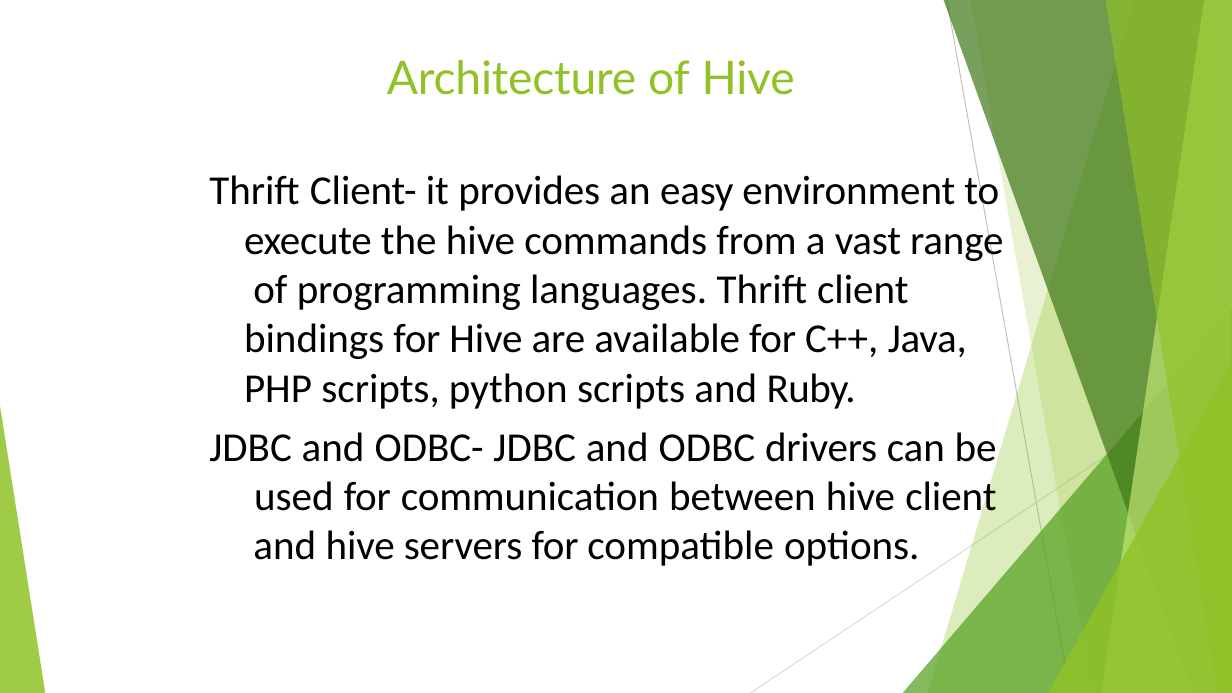
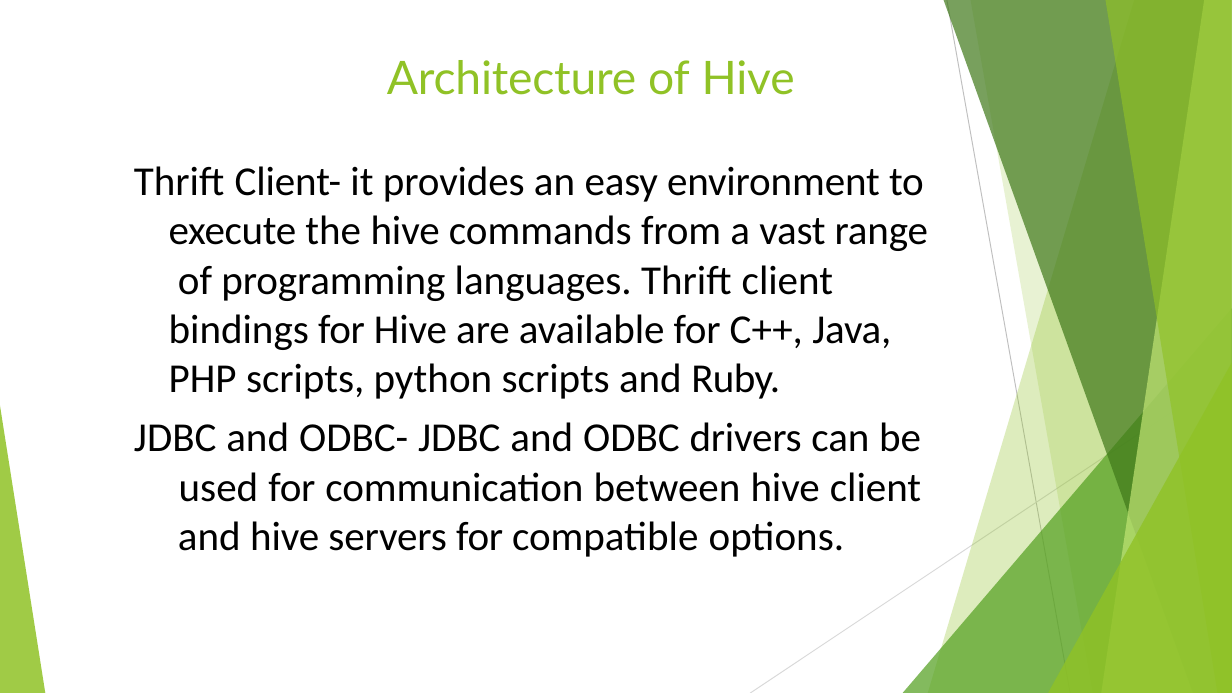
Before and after one commit to hariharanl/HadoopDevVagrant, a slide deck: slide 8 of 4.HIVE/HIVE.pptx. Drawn at 1232x693 pixels with LibreOffice and Linux fonts; fonts in the diff are those of the drawing. Boxes give left, top, right and bottom in pixels: in the first picture for what was removed or moved away, otherwise in the second. Text is boxed around its words. In the diff, an @@ line names an element or a change of style, - is before the commit and + after.

```diff
--- a/4.HIVE/HIVE.pptx
+++ b/4.HIVE/HIVE.pptx
@@ text "Thrift Client- it provides an ..." rewrapped from box(209, 171, 1003, 566) to box(134, 166, 928, 557) @@
```
Also in this commit, not shown: 4 other slides changed, 3 other files.
